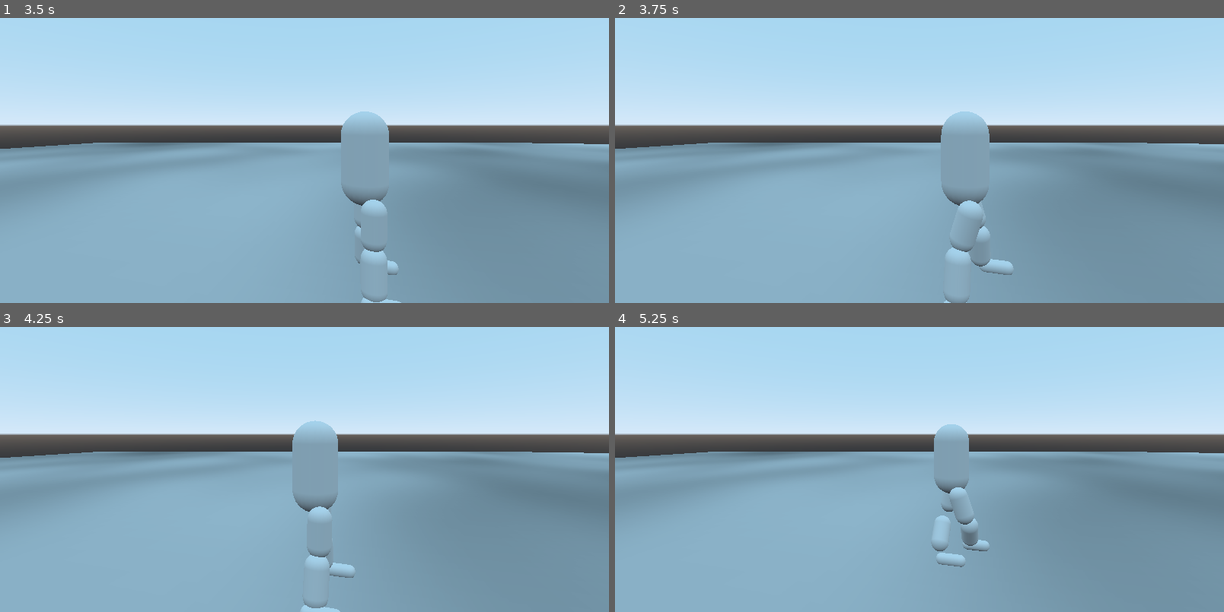
Above: before the commit, frames 1-4 (two rows, left to right).
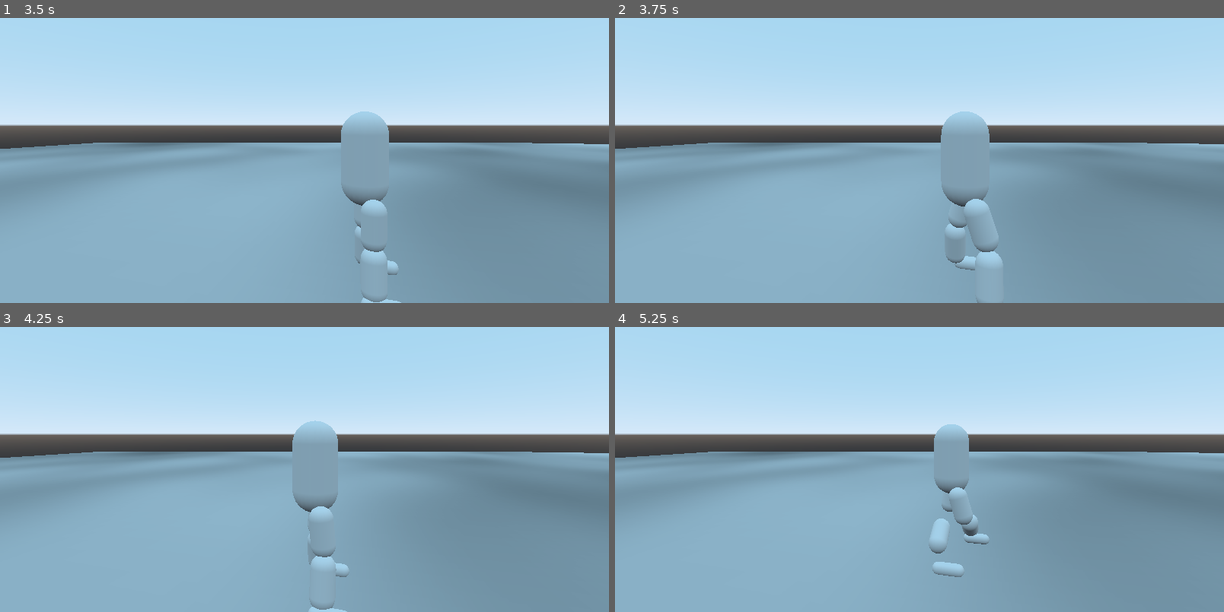
Above: after the commit, the same moments.

Repository: Terkwood/tinker-godot-joint
Game: Godot game, scene res://Main.tscn
Same seed, same stepped clock (60 frames per second), same inputs: the game is played once before the commit and once after it.
Inputs:
- Up to frame 1 (3.5 s): hold Up (ui_up) 0.53-2.03 s; hold Left (ui_left) from 2.03 s (still down)
- Up to frame 2 (3.75 s): release Left (ui_left) at 3.53 s; hold Down (ui_down) from 3.53 s (still down)
- Up to frame 3 (4.25 s): keep holding Down (ui_down)
- Up to frame 4 (5.25 s): release Down (ui_down) at 4.28 s; hold Right (ui_right) 4.28-5.03 s; hold Up (ui_up) from 5.03 s (still down)

Frame 1 is identical in both runs. In frame 2, 0.8% of the frame differs, in the area x 54-66%, y 63-100%; in frame 3, 0.2%; in frame 4, 0.6%.

Commit message:
sort of works

Diff:
--- a/Player.gd
+++ b/Player.gd
@@ -29,16 +29,21 @@
 const _X_COEFF = 5.0
 const _EPSILON = 0.001
 func _physics_process(_delta):
-	var move_z = _convert(_walking.motion_z)
-	var move_x = _convert(_walking.motion_x)
+	var move_z = _convert(_walking.motion_z) * _Z_COEFF
+	var move_x = _convert(_walking.motion_x) * _X_COEFF
 
-	var v = Vector3(move_x * _X_COEFF, 0, move_z * _Z_COEFF)
-	_kin_upper_body.move_and_slide(v)
-	_foot_node().move_and_slide(2.0 * v)
+	_kin_upper_body.move_and_slide(Vector3(move_x,0,move_z))
+	_foot_node_z().move_and_slide(2.0 * Vector3(0,0,move_z))
+	_foot_node_x().move_and_slide(2.0 * Vector3(move_x,0,0))
 
 
-func _foot_node():
-	if _walking.moving_foot == _walking.Foot.Left:
+func _foot_node_x():
+	if _walking.moving_foot_x == _walking.Foot.Left:
+		return _left_foot
+	else:
+		return _right_foot
+func _foot_node_z():
+	if _walking.moving_foot_z == _walking.Foot.Left:
 		return _left_foot
 	else:
 		return _right_foot
@@ -50,20 +55,25 @@
 		return -1
 	return 0
 
-func _on_FrontBoundary_body_entered(body):
-	_handle_foot(body)
+func _handle_foot_x(body: PhysicsBody):
+	if body == _left_foot or body == _right_foot:
+		_walking.moving_foot_x = _walking.other_foot_x()
 
-func _on_BackBoundary_body_entered(body):
-	_handle_foot(body)
-
-func _handle_foot(body: PhysicsBody):
+func _handle_foot_z(body: PhysicsBody):
 	if body == _left_foot or body == _right_foot:
-		_walking.moving_foot = _walking.other_foot()
+		_walking.moving_foot_z = _walking.other_foot_z()
 
 
 func _on_LeftBoundary_body_entered(body):
-	_handle_foot(body)
+	_handle_foot_x(body)
 
 
 func _on_RightBoundary_body_entered(body):
-	_handle_foot(body)
+	_handle_foot_x(body)
+
+
+func _on_FrontBoundary_body_entered(body):
+	_handle_foot_z(body)
+
+func _on_BackBoundary_body_entered(body):
+	_handle_foot_z(body)
--- a/walking.gd
+++ b/walking.gd
@@ -10,10 +10,14 @@
 
 var motion_x = Motion.None
 var motion_z = Motion.None
-var moving_foot = Foot.Left
+var moving_foot_x = Foot.Left
+var moving_foot_z = Foot.Left
 
-func other_foot():
-	return Foot.Right if moving_foot == Foot.Left else Foot.Left
+func other_foot_x():
+	return Foot.Right if moving_foot_x == Foot.Left else Foot.Left
+
+func other_foot_z():
+	return Foot.Right if moving_foot_z == Foot.Left else Foot.Left
 
 func stop_x():
 	motion_x = Motion.None
